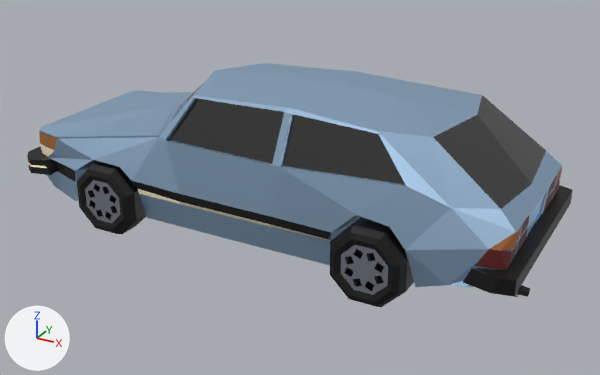
Before and after pictures for a commit that changed the FBX model Assets/Resources/3D Models/Car_4.fbx.
Both versions are drawn from a 50 mm lens placed at (515.5, -90.8, 76.5), pointed at (438.4, 49.3, 6.4). The axes (+X, +Y, +Z) are drawn at lower left. The lights are the same throughout. Where no turn or scale is listed for an object, it has been applied to the vertices.

Objects in the first picture: 'car body.002', 'front wheels.009', 'front wheels.011'.
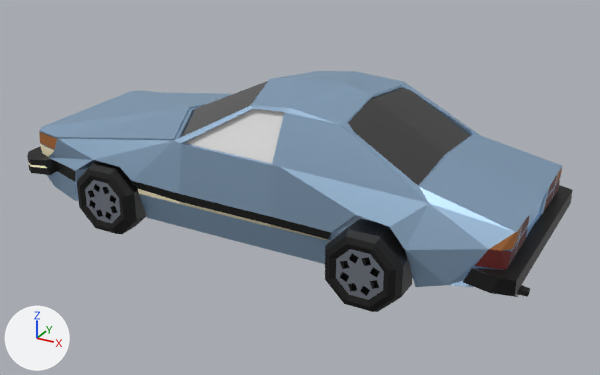
The newer file is also turned or shifted as a whole; pictures and numbers use the older file's frame.

Diff of the bpy script that builds the scene:
```diff
--- a/Assets/Resources/3D Models/Car_4.fbx.py
+++ b/Assets/Resources/3D Models/Car_4.fbx.py
@@ mat_top_right @@
+mat_top_right = principled_material('top right')
+mat_top_right.base_color = (0.8, 0.8, 0.8)  # white #e7e7e7
@@ mat_glass_003 @@
+mat_glass_003 = principled_material('glass.003')
+mat_glass_003.base_color = (0.118, 0.118, 0.118)  # dark grey #606060
+mat_glass_003.metallic = 1.0
+mat_glass_003.roughness = 0.0786
@@ mat_top_left @@
+mat_top_left = principled_material('top left')
+mat_top_left.base_color = (0.8, 0.8, 0.8)  # white #e7e7e7
@@ me_cube_036 @@
+me_cube_036.from_pydata(...)  # 391 vertices, 471 faces; spans x 0.4..112.2, y -21.8..21.5, z -13.4..18.4
+me_cube_036.materials.append(mat_saab_metal_002)  # blue #afcee9
+me_cube_036.materials.append(mat_back_whil_014)  # black #000000
+me_cube_036.materials.append(mat_glass_003)  # dark grey #606060
+me_cube_036.materials.append(mat_orange_light_002)  # brown #9e602b
+me_cube_036.materials.append(mat_off_white_002)  # beige #fff5cf
+me_cube_036.materials.append(mat_dark_red_002)  # dark red #5b1411
+me_cube_036.materials.append(mat_light_metal_012)  # grey #a8aebb
+me_cube_036.materials.append(mat_glass_002)  # dark grey #606060
+me_cube_036.materials.append(mat_top_left)  # white #e7e7e7
+me_cube_036.materials.append(mat_top_right)  # white #e7e7e7
@@ me_cylinder_096 @@
+me_cylinder_096.from_pydata(...)  # 252 vertices, 318 faces; spans x -7.6..7.6, y -4.4..42.9, z -7.6..7.6
+# faces by material slot: [206, 112]
+me_cylinder_096.materials.append(mat_back_whil_012)  # black #000000
+me_cylinder_096.materials.append(mat_light_metal_010)  # grey #a8aebb
@@ ob_front_wheels_009 @@
-ob_front_wheels_009 = bpy.data.objects.new('front wheels.009', me_cylinder_078)
-ob_front_wheels_009.location = (462.7, 32.9, 3.3)
@@ ob_car_body_002 @@
-ob_car_body_002 = bpy.data.objects.new('car body.002', me_cube_035)
-ob_car_body_002.location = (377.3, 50.2, 11.5)
@@ ob_car_body_003 @@
+ob_car_body_003 = bpy.data.objects.new('car body.003', me_cube_036)
+ob_car_body_003.location = (377.3, 50.2, 11.5)
@@ ob_front_wheels_010 @@
+ob_front_wheels_010 = bpy.data.objects.new('front wheels.010', me_cylinder_096)
+ob_front_wheels_010.location = (462.7, 31.0, 3.3)
```

Changed parts and their boxes (x1, y1, x2, y2) in the pictures (600 x 375 px):
'car body.002', deleted
    before: (27, 63, 573, 297)
    faces in mat_saab_metal_002 (blue #afcee9): (40, 63, 562, 287)
    faces in mat_glass_002 (dark grey #606060): (168, 85, 546, 209)
    faces in mat_back_whil_011 (black #000000): (27, 146, 573, 297)
    faces in mat_dark_red_002 (dark red #5b1411): (474, 175, 560, 270)
    faces in mat_off_white_002 (beige #fff5cf): (28, 144, 330, 241)
'car body.003', added (blue)
    after: (27, 71, 573, 297)
    faces in mat_saab_metal_002 (blue #afcee9): (40, 71, 562, 287)
    faces in mat_glass_003 (dark grey #606060): (348, 87, 472, 185)
    faces in mat_back_whil_014 (black #000000): (27, 146, 573, 297)
    faces in mat_top_left (white #e7e7e7): (184, 109, 284, 164)
    faces in mat_glass_002 (dark grey #606060): (179, 81, 268, 138)
'front wheels.010', added (black)
    after: (325, 219, 413, 312)
    faces in mat_back_whil_012 (black #000000): (325, 219, 413, 312)
    faces in mat_light_metal_010 (grey #a8aebb): (336, 249, 384, 300)
'front wheels.009', deleted
    before: (330, 217, 414, 307)
    faces in mat_back_whil_012 (black #000000): (330, 217, 414, 307)
    faces in mat_light_metal_010 (grey #a8aebb): (341, 245, 388, 295)
